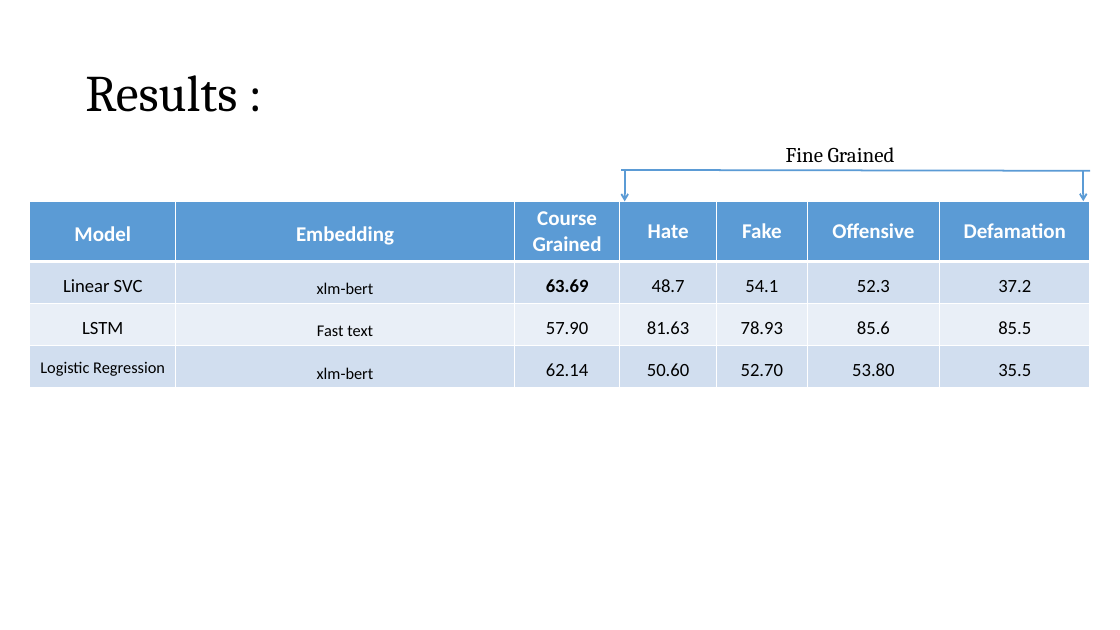
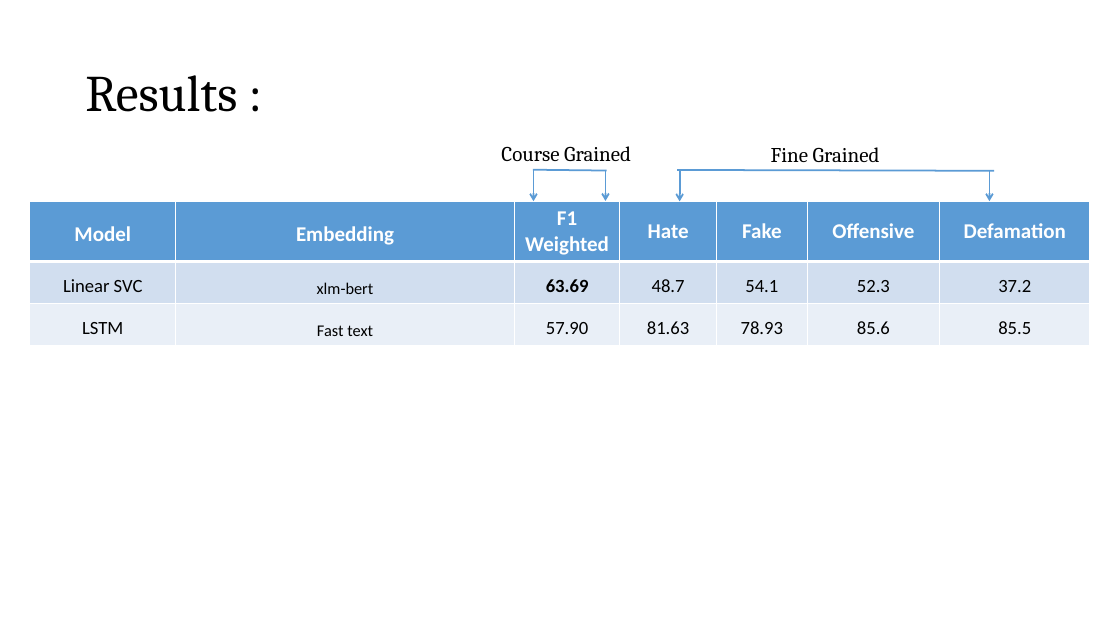
Before and after one commit to VarunBohara/Mini-Project-Documents, a slide deck: slide 6 of DMA - Final PPT.pptx (slide 4 before the commit). Drawn at 1120x630 pixels with LibreOffice and Linux fonts; fonts in the diff are those of the drawing. Boxes give left, top, right and bottom in pixels: in the first picture for what was removed or moved away, otherwise in the second. Text is boxed around its words. In the diff, an @@ line names an element or a change of style, - is before the commit and + after.

```diff
--- a/DMA - Final PPT.pptx
+++ b/DMA - Final PPT.pptx
@@ text "Fine Grained": place and size @@
-text "Fine Grained" at bbox=[786, 147, 895, 162]
+text "Fine Grained" at bbox=[771, 147, 880, 162]
@@ group added at bbox=[501, 146, 631, 202]: 2 arrows, 1 text, 1 line @@
+Course Grained
@@ line moved from (621, 170) - (1091, 171) to (677, 170) - (994, 171) @@
@@ arrow moved from (625, 171) - (625, 202) to (680, 171) - (680, 202) @@
@@ arrow moved from (1084, 171) - (1084, 202) to (990, 171) - (990, 202) @@
@@ table at bbox=[30, 202, 1089, 457] @@
-row 1, column 3: Course Grained
+row 1, column 3: F1 / Weighted
-row 4: Logistic Regression | xlm-bert | 62.14 | 50.60 | 52.70 | 53.80 | 35.5
```
Also in this commit, not shown: 3 other slides changed, 1 slide added.
